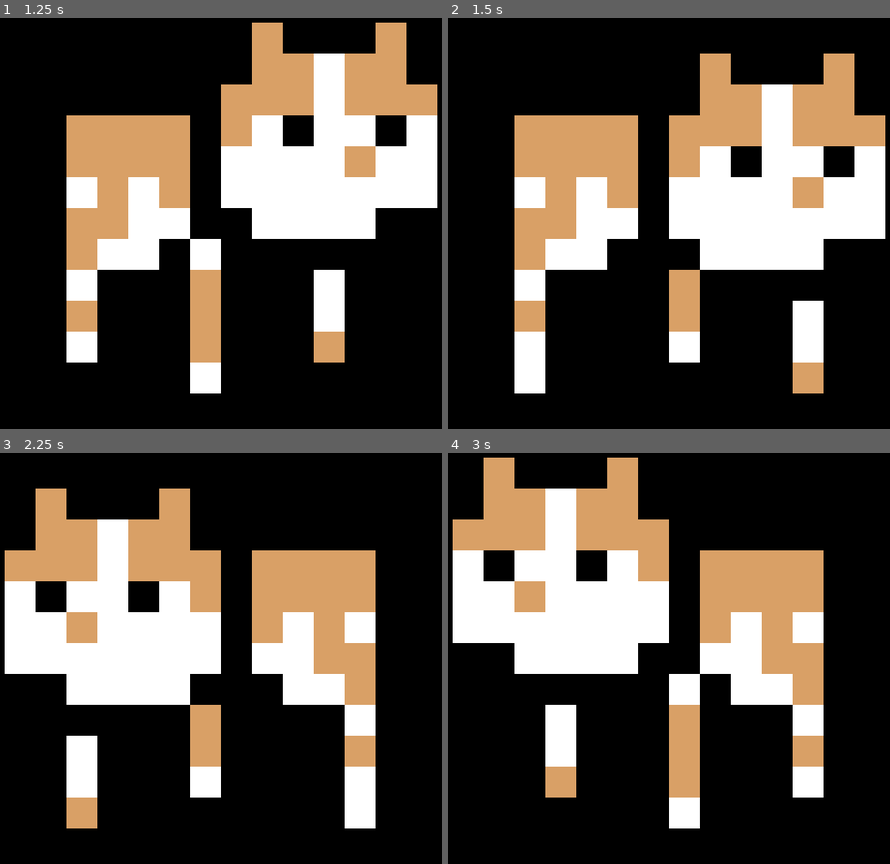
Above: before the commit, frames 1-4 (two rows, left to right).
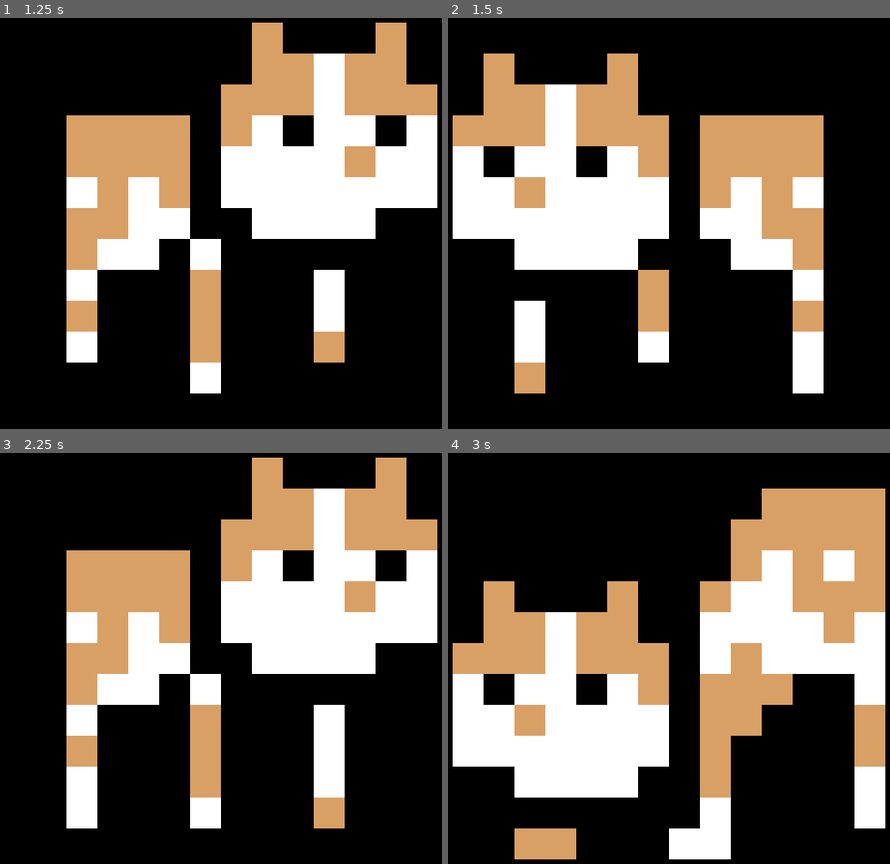
Above: after the commit, the same moments.

Repository: CharlieTheCatMeow/CharliePet
Game: Godot game, scene res://Scenes/main.tscn
The game is run twice, just before and just after one commit, with the same random seed, the same clock (stepped at 60 frames per second) and the same inputs.
Inputs (mouse positions are in pixels of both pictures, inside the frame that each line leads up to):
- Up to frame 1 (1.25 s): tap Enter at 0.5 s; drag from (221, 178) to (282, 42) at 0.52 s
- Up to frame 2 (1.5 s): tap Space at 1.25 s; drag from (545, 207) to (669, 178) at 1.27 s
- Up to frame 3 (2.25 s): move the mouse to (282, 477) at 2.02 s; hold Right from 2.03 s (still down); tap Alt at 2.1 s; click (282, 477) at 2.17 s
- Up to frame 4 (3 s): release Right at 2.75 s; drag from (638, 736) to (483, 518) at 2.77 s

Frame 1 is identical in both runs. In frame 2, 38% of the frame differs, in the area x 1-99%, y 8-92%; in frame 3, 42%; in frame 4, 58%, in the area x 1-99%, y 1-99%.

Commit message:
Cat follows mouse, idle and sleep animations

Diff:
--- a/Scenes/main.tscn
+++ b/Scenes/main.tscn
@@ -86,10 +86,6 @@
 [sub_resource type="AtlasTexture" id="AtlasTexture_gt3je"]
 atlas = ExtResource("2_bo1nx")
 region = Rect2(80, 64, 16, 16)
-
-[sub_resource type="AtlasTexture" id="AtlasTexture_3pmx8"]
-atlas = ExtResource("2_bo1nx")
-region = Rect2(64, 16, 16, 16)
 
 [sub_resource type="AtlasTexture" id="AtlasTexture_u50mg"]
 atlas = ExtResource("2_bo1nx")
@@ -256,9 +252,6 @@
 "speed": 5.0
 }, {
 "frames": [{
-"duration": 1.0,
-"texture": SubResource("AtlasTexture_3pmx8")
-}, {
 "duration": 1.0,
 "texture": SubResource("AtlasTexture_u50mg")
 }, {
@@ -352,7 +345,7 @@
 position = Vector2(100, 100)
 scale = Vector2(10, 10)
 sprite_frames = SubResource("SpriteFrames_6p6qw")
-animation = &"Walk"
+animation = &"Idle"
 
 [node name="Area2D" type="Area2D" parent="." unique_id=242710745]
 position = Vector2(100, 100)
--- a/Scripts/main.gd
+++ b/Scripts/main.gd
@@ -1,15 +1,23 @@
 extends Node2D
 
 var speed = 300
-var direction = Vector2(1, 1)
+var direction = Vector2(0, 0)
 var screen_size = Vector2()
 var window_size = Vector2(200, 200)
 
 var idle_timer = 0.0
+var idle_cooldown = 0
 var is_idling = false
 
 var is_dragging = false
 var drag_offset = Vector2()
+
+var mouse_no_movement = false
+var mouse_no_movement_timer = 8.0
+var mouse_position = Vector2(DisplayServer.mouse_get_position())
+var last_mouse_position = Vector2()
+var is_going_to_sleep = false
+var go_to_sleep_timer = 0.0
 
 @onready var animated_sprite = $AnimatedSprite2D
 @onready var area = $Area2D
@@ -26,47 +34,115 @@
 		var new_win_pos = mouse_pos - drag_offset
 		DisplayServer.window_set_position(Vector2i(new_win_pos))
 		return
+
+	mouse_position = Vector2(DisplayServer.mouse_get_position())
+	mouse_position.x -= window_size.x / 2
+	mouse_position.y -= window_size.y / 2
+
+	if mouse_position != last_mouse_position:
+		mouse_no_movement_timer = 8.0
+		mouse_no_movement = false
+		if is_going_to_sleep:
+			is_going_to_sleep = false
+			speed = 300
+			animated_sprite.play("Walk")
+	last_mouse_position = mouse_position
+
+	if is_going_to_sleep:
+		go_to_sleep_timer -= delta
+		if go_to_sleep_timer <= 0 and animated_sprite.sprite_frames.has_animation("Sleep"):
+			animated_sprite.play("Sleep")
+		return
+
 	if is_idling:
 		idle_timer -= delta
 		if idle_timer <= 0:
 			is_idling = false
+			idle_cooldown = 4.0
 			speed = 300
 			animated_sprite.play("Walk")
+	else:
+		idle_cooldown -= delta
 	var window_position = Vector2(DisplayServer.window_get_position())
-	window_position += direction * speed * delta
-	print(window_position)
-	window_position.x = clamp(window_position.x, 0, screen_size.x - window_size.x)
-	window_position.y = clamp(window_position.y, 0, screen_size.y - window_size.y)
+	direction = window_position.direction_to(mouse_position)
+	if window_position.distance_to(mouse_position) >= 100:
+		if !is_idling:
+			animated_sprite.play("Walk")
+		window_position += direction * speed * delta
+		window_position.x = clamp(window_position.x, 0, screen_size.x - window_size.x)
+		window_position.y = clamp(window_position.y, 0, screen_size.y - window_size.y)
+	else:
+		if !is_idling:
+			maybe_idle()
+		if idle_cooldown > 0:
+			animated_sprite.play("Idle")
+
+		mouse_no_movement_timer -= delta
+
+	if direction.x < 0:
+		animated_sprite.flip_h = false
+	else:
+		animated_sprite.flip_h = true
+
+	if mouse_no_movement_timer <= 0:
+		mouse_no_movement = true
+	if mouse_no_movement and not is_going_to_sleep:
+		is_going_to_sleep = true
+		is_idling = false
+		var animation_name = "Go_to_sleep"
+		var sprite_frames = animated_sprite.sprite_frames
+		var num_frames = sprite_frames.get_frame_count(animation_name)
+		var anim_speed = animated_sprite.speed_scale * sprite_frames.get_animation_speed(animation_name)
+		go_to_sleep_timer = num_frames / anim_speed
+		animated_sprite.play(animation_name)
+		speed = 0
+	if not mouse_no_movement:
+		speed = 300
+
 	DisplayServer.window_set_position(Vector2i(window_position))
 
-	if !is_idling:
-		if window_position.x <= 0 or window_position.x >= screen_size.x - window_size.x:
-			direction.x *= -1
-			animated_sprite.flip_h = !animated_sprite.flip_h
-			maybe_idle()
-		if window_position.y <= 0 or window_position.y >= screen_size.y - window_size.y:
-			direction.y *= -1
-			maybe_idle()
-
 func maybe_idle():
+	if idle_cooldown > 0:
+		return
 	if randf() < 0.3:
 		is_idling = true
-		idle_timer = randf_range(1.0, 3.0)
 		var r = randi() % 3
 		if r == 0:
-			animated_sprite.play("Stretch")
+			var animation_name = "Stretch"
+			var sprite_frames = animated_sprite.sprite_frames
+			var num_frames = sprite_frames.get_frame_count(animation_name)
+			var anim_speed = animated_sprite.speed_scale * sprite_frames.get_animation_speed(animation_name)
+			idle_timer = num_frames / anim_speed
+			animated_sprite.play(animation_name)
 			speed = 0
 		elif r == 1:
-			animated_sprite.play("Go_to_sleep")
+			var animation_name = "Look_left"
+			var sprite_frames = animated_sprite.sprite_frames
+			var num_frames = sprite_frames.get_frame_count(animation_name)
+			var anim_speed = animated_sprite.speed_scale * sprite_frames.get_animation_speed(animation_name)
+			idle_timer = num_frames / anim_speed
+			animated_sprite.play(animation_name)
 			speed = 0
 		elif r == 2:
-			animated_sprite.play("Look_left")
+			var animation_name = "Look_right"
+			var sprite_frames = animated_sprite.sprite_frames
+			var num_frames = sprite_frames.get_frame_count(animation_name)
+			var anim_speed = animated_sprite.speed_scale * sprite_frames.get_animation_speed(animation_name)
+			idle_timer = num_frames / anim_speed
+			animated_sprite.play(animation_name)
 			speed = 0
 
 func _on_area_input(_viewport, event, _shape_idx):
 	if event is InputEventMouseButton and event.button_index == MOUSE_BUTTON_LEFT:
 		if event.pressed:
 			is_dragging = true
+			# CHANGED: wake up when picked up
+			if is_going_to_sleep:
+				is_going_to_sleep = false
+				mouse_no_movement = false
+				mouse_no_movement_timer = 8.0
+				speed = 300
+				animated_sprite.play("Walk")
 			var mouse_pos = Vector2(DisplayServer.mouse_get_position())
 			var win_pos = Vector2(DisplayServer.window_get_position())
 			drag_offset = mouse_pos - win_pos
